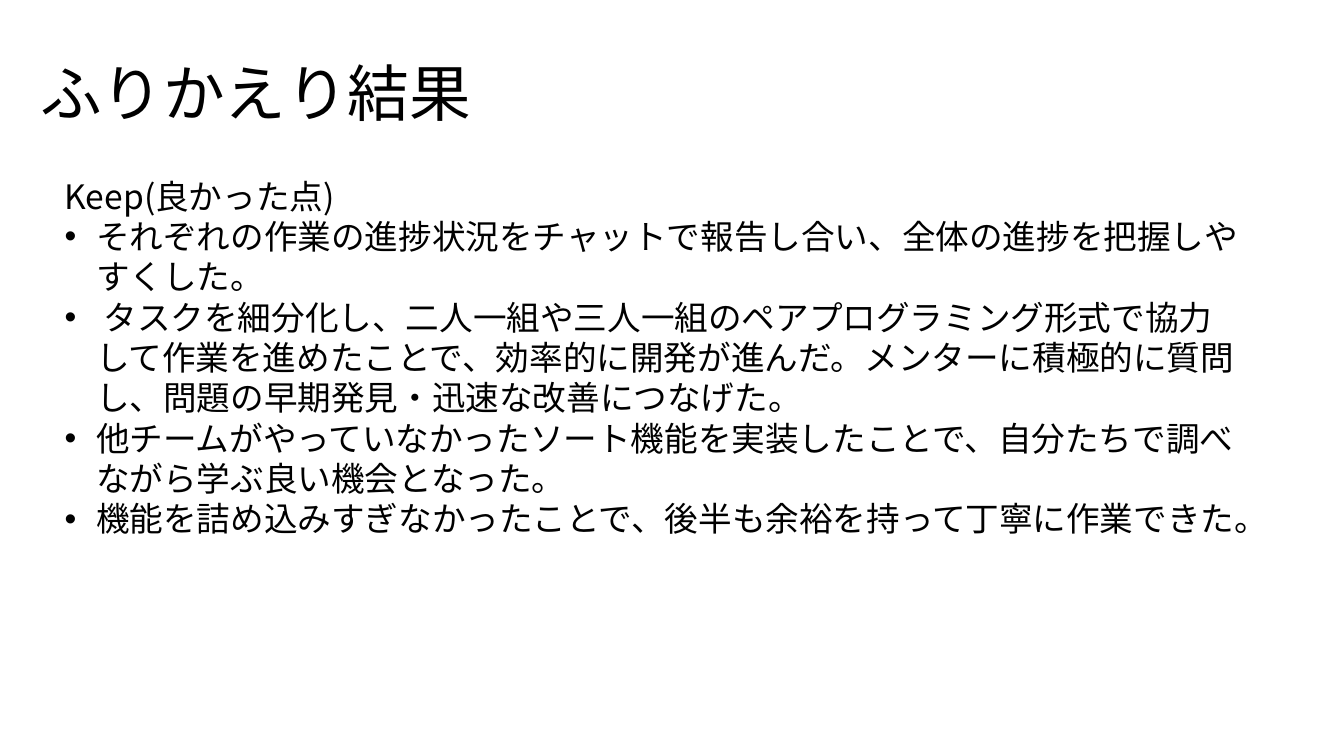
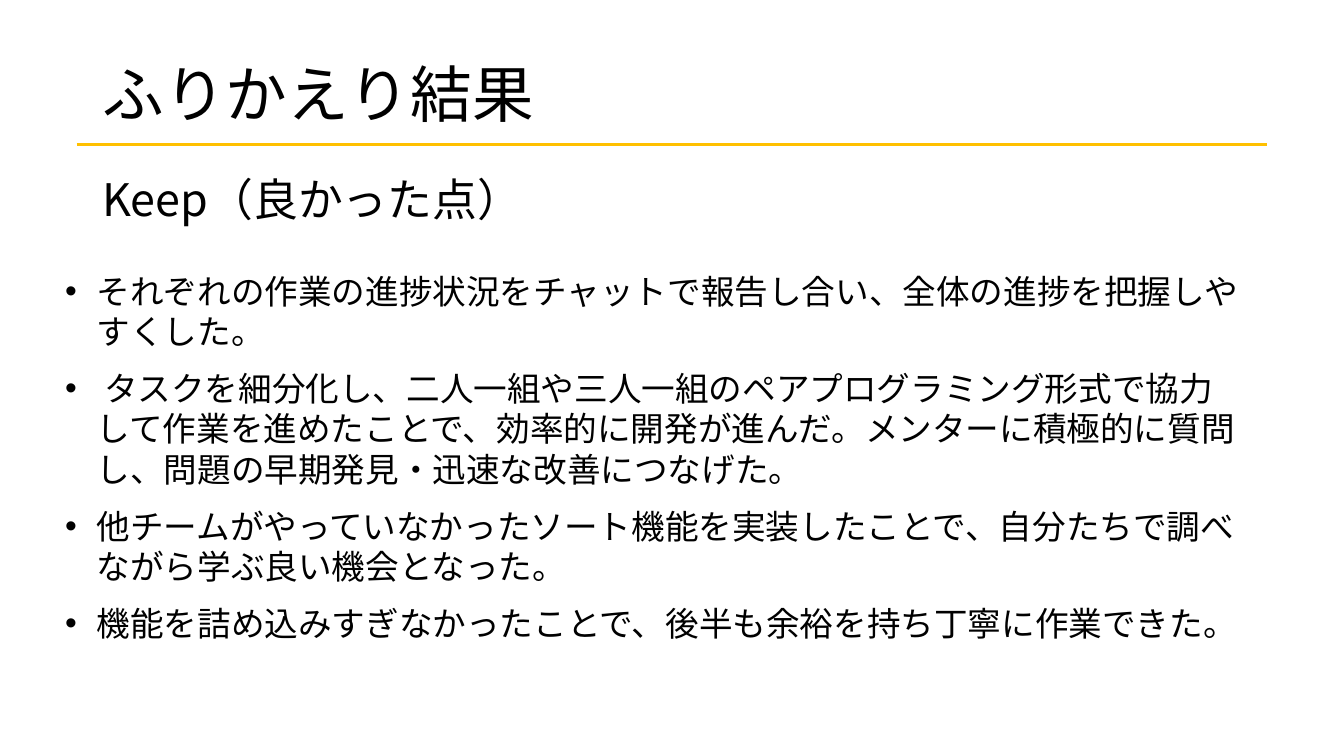
Before and after one commit to kadowakiyuya/simplezakka, a slide deck: slide 17 of 成果発表会/成果発表会.pptx. Drawn at 1344x756 pixels with LibreOffice and Linux fonts; fonts in the diff are those of the drawing. Boxes give left, top, right and bottom in pixels: in the first picture for what was removed or moved away, otherwise in the second. Text is boxed around its words. In the diff, an @@ line names an element or a change of style, - is before the commit and + after.

```diff
--- a/成果発表会/成果発表会.pptx
+++ b/成果発表会/成果発表会.pptx
@@ title "ふりかえり結果": place and size @@
-title "ふりかえり結果" at <box>40,64,471,121</box>
+title "ふりかえり結果" at <box>102,65,533,122</box>
@@ line added from (77, 144) to (1267, 144), #FFC000 1.75 pt @@
@@ text added at <box>102,177,522,227</box>, 32 pt, text #000000 @@
+Keep（良かった点）
@@ text at <box>65,180,335,217</box>: paragraph removed @@
-Keep(良かった点)
@@ text "それぞれの作業の進捗状況をチャットで報告し合い、全体の進捗を把握しやすくした。": place and size @@
-text "それぞれの作業の進捗状況をチャットで報告し合い、全体の進捗を把握しやすくした。" at <box>65,180,1268,534</box>
+text "それぞれの作業の進捗状況をチャットで報告し合い、全体の進捗を把握しやすくした。" at <box>97,275,1239,639</box>
@@ text at <box>97,607,1237,639</box>: text changed @@
-• 機能を詰め込みすぎなかったことで、後半も余裕を持って丁寧に作業できた。
+• 機能を詰め込みすぎなかったことで、後半も余裕を持ち丁寧に作業できた。
```
Also in this commit, not shown: 19 other slides changed, 2 slides added, 3 slides removed, 1 other file.
